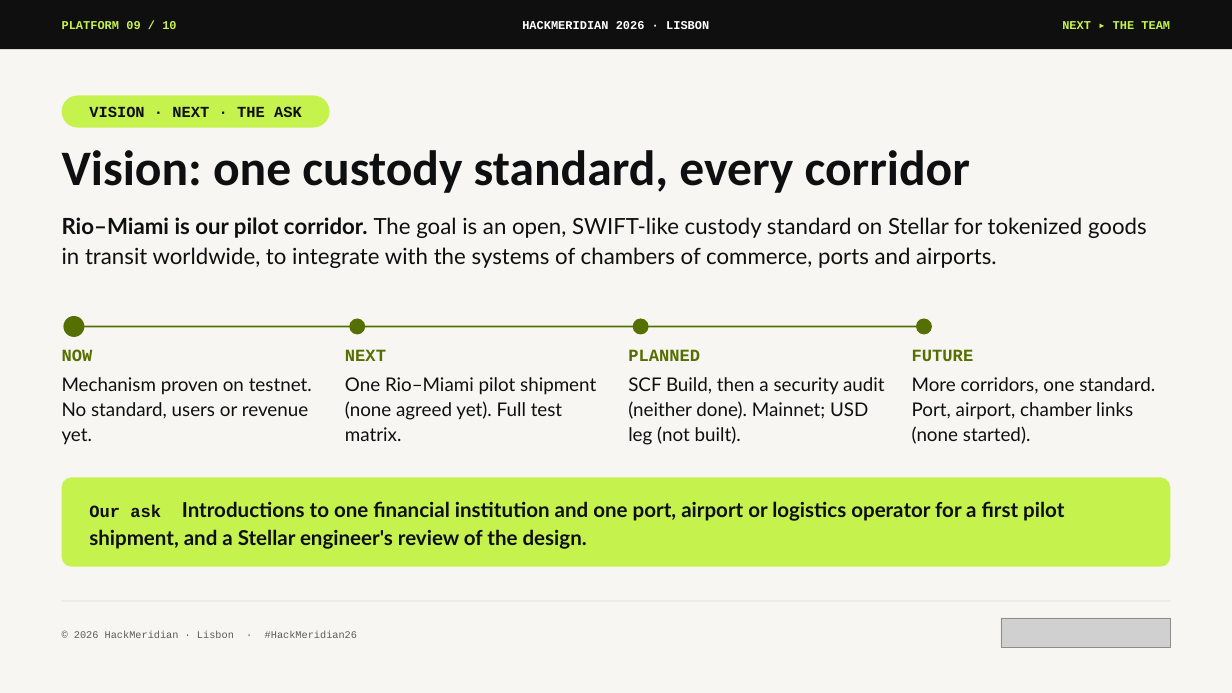
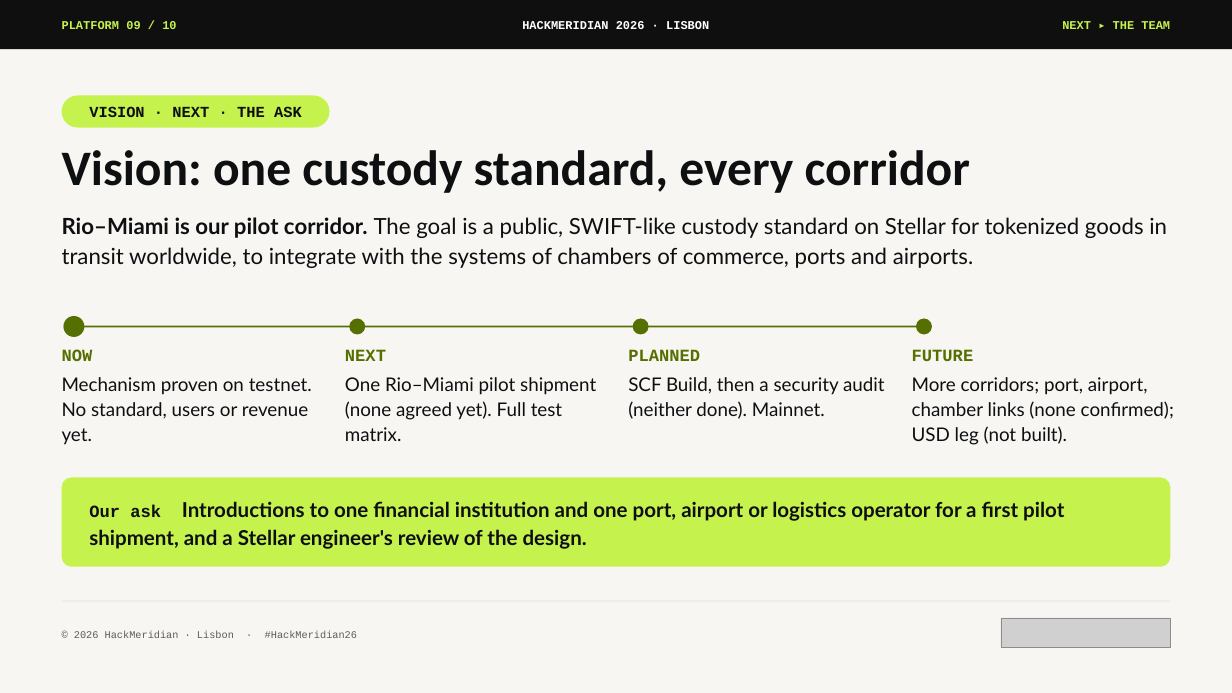
Before and after one commit to pwsaragossy/hackmeridian-cos, a slide deck: slide 9 of projects/hackmeridian-rail/deck/radox-custody-rail.pptx. Drawn at 1232x693 pixels with LibreOffice and Linux fonts; fonts in the diff are those of the drawing; grey boxes stand for pictures. Boxes give left, top, right and bottom in pixels: in the first picture for what was removed or moved away, otherwise in the second. Text is boxed around its words. In the diff, an @@ line names an element or a change of style, - is before the commit and + after.

```diff
--- a/projects/hackmeridian-rail/deck/radox-custody-rail.pptx
+++ b/projects/hackmeridian-rail/deck/radox-custody-rail.pptx
@@ text at box(62, 217, 1167, 268): text changed @@
-Rio–Miami is our pilot corridor. The goal is an open, SWIFT-like custody standard on Stellar for tokenized goods in transit worldwide, to integrate with the systems of chambers of commerce, ports and airports.
+Rio–Miami is our pilot corridor. The goal is a public, SWIFT-like custody standard on Stellar for tokenized goods in transit worldwide, to integrate with the systems of chambers of commerce, ports and airports.
@@ text at box(628, 377, 885, 419): text changed @@
-SCF Build, then a security audit (neither done). Mainnet; USD leg (not built).
+SCF Build, then a security audit (neither done). Mainnet.
@@ text at box(912, 377, 1174, 445): text changed @@
-More corridors, one standard. Port, airport, chamber links (none started).
+More corridors; port, airport, chamber links (none confirmed); USD leg (not built).
```
Also in this commit, not shown: 2 other slides changed, 4 other files.
